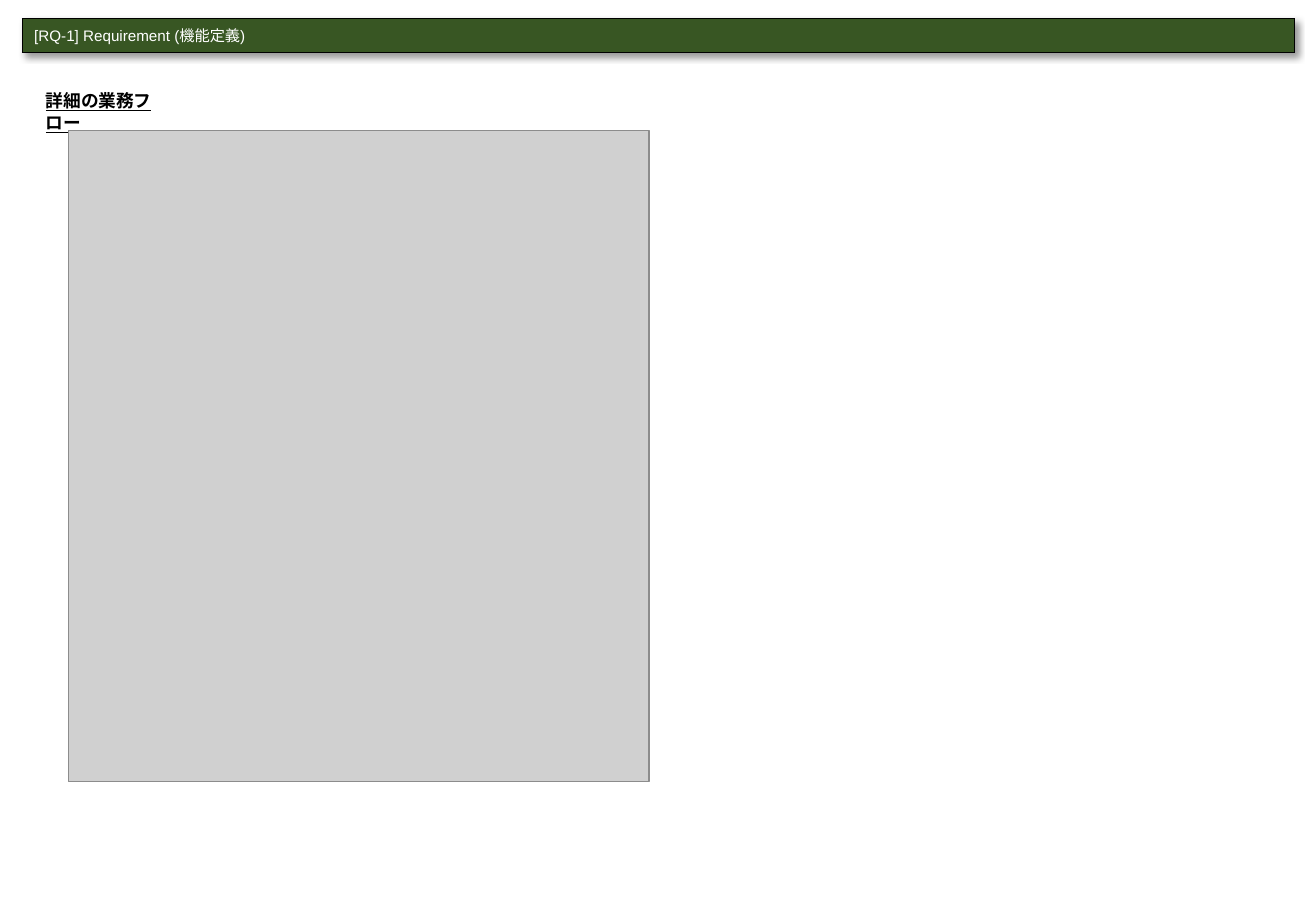
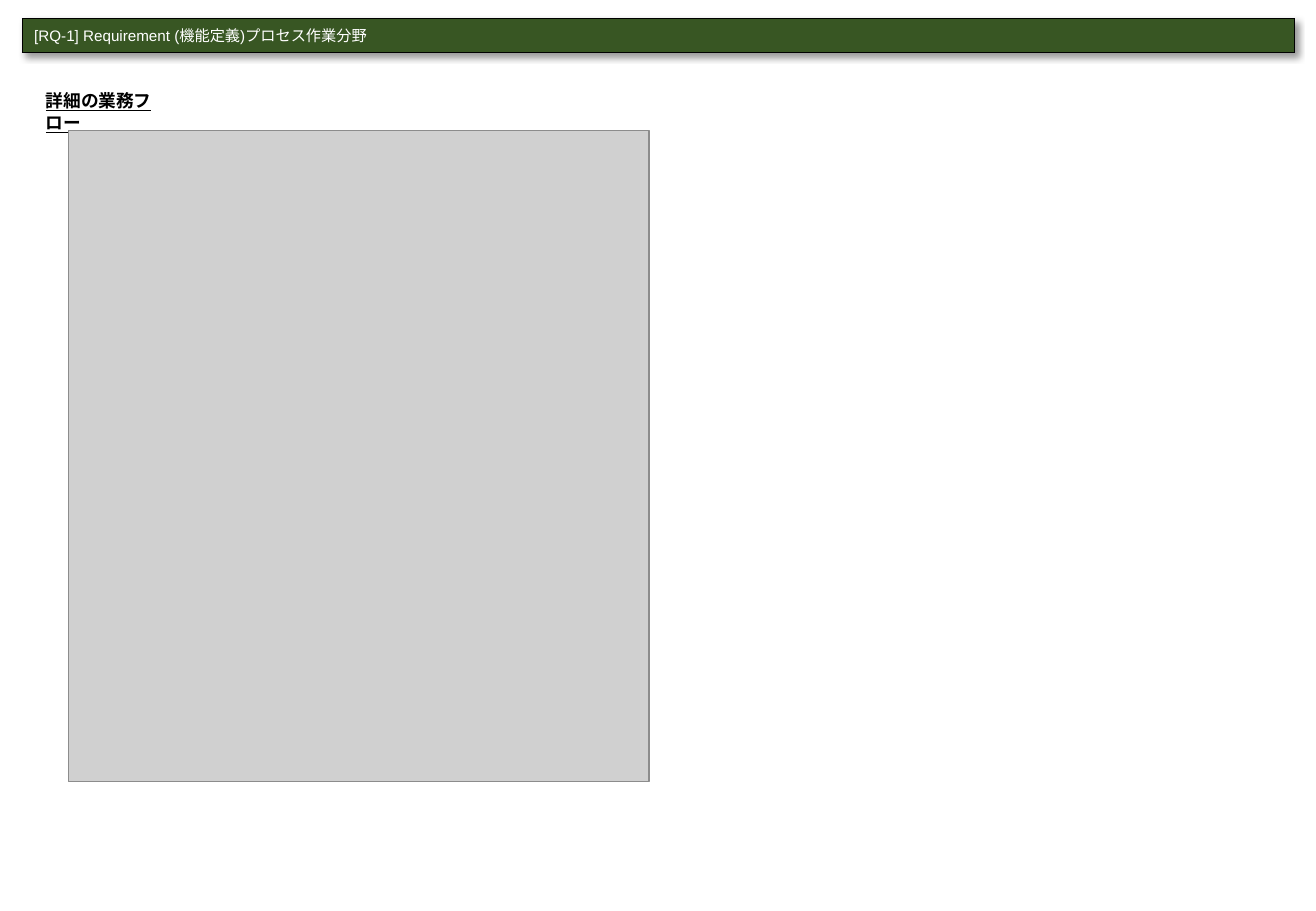
Before and after one commit to urayukitaka/Dev_process_paper, a slide deck: slide 15 of AI_sysytem_dev_process_study.pptx (slide 14 before the commit). Drawn at 1316x911 pixels with LibreOffice and Linux fonts; fonts in the diff are those of the drawing; grey boxes stand for pictures. Boxes give left, top, right and bottom in pixels: in the first picture for what was removed or moved away, otherwise in the second. Text is boxed around its words. In the diff, an @@ line names an element or a change of style, - is before the commit and + after.

```diff
--- a/AI_sysytem_dev_process_study.pptx
+++ b/AI_sysytem_dev_process_study.pptx
@@ table at [22, 18, 1294, 49] @@
-row 1, column 1: [RQ-1] Requirement (機能定義)
+row 1, column 1: [RQ-1] Requirement (機能定義)プロセス作業分野
```
Also in this commit, not shown: 8 other slides changed, 4 slides added, 2 slides removed.
